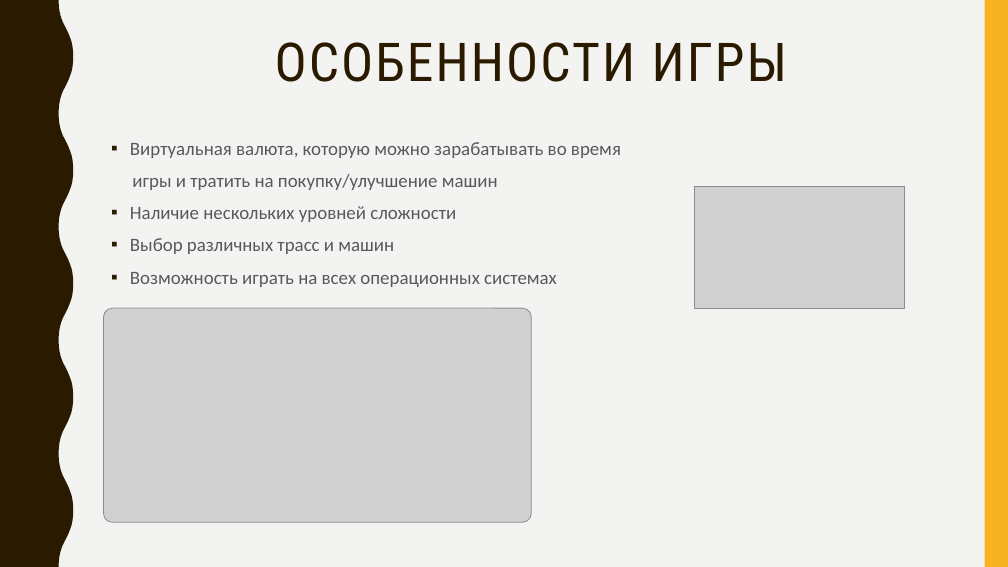
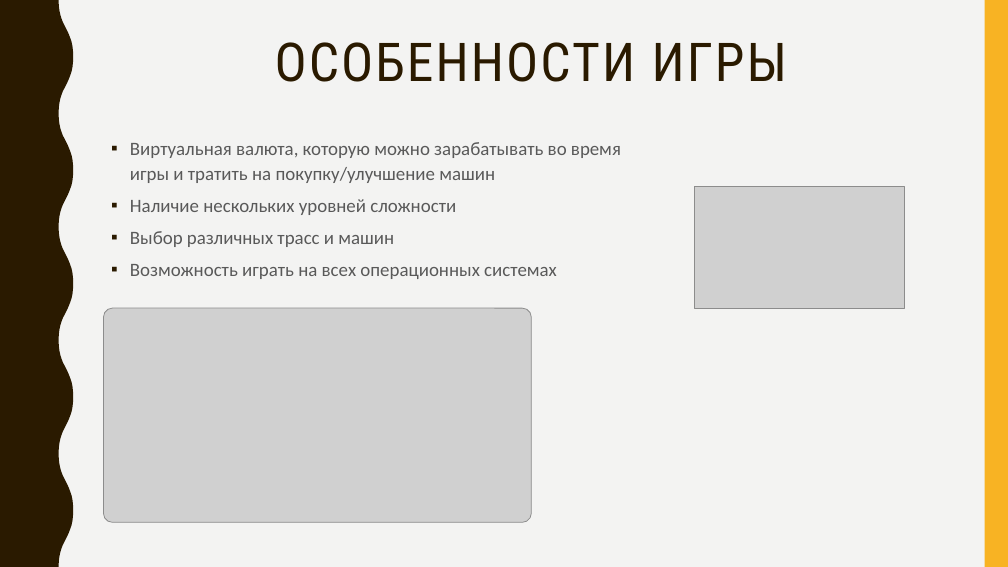
Before and after one commit to germanivanov0719/Racing, a slide deck: slide 6 of Docs/Racing.pptx. Drawn at 1008x567 pixels with LibreOffice and Linux fonts; fonts in the diff are those of the drawing; grey boxes stand for pictures. Boxes give left, top, right and bottom in pixels: in the first picture for what was removed or moved away, otherwise in the second. Text is boxed around its words. In the diff, an @@ line names an element or a change of style, - is before the commit and + after.

```diff
--- a/Docs/Racing.pptx
+++ b/Docs/Racing.pptx
@@ text at (130, 142, 621, 183): text changed @@
-▪ Виртуальная валюта, которую можно зарабатывать во время
-игры и тратить на покупку/улучшение машин
+▪ Виртуальная валюта, которую можно зарабатывать во время
+  игры и тратить на покупку/улучшение машин
```
Also in this commit, not shown: 1 other slide changed.
